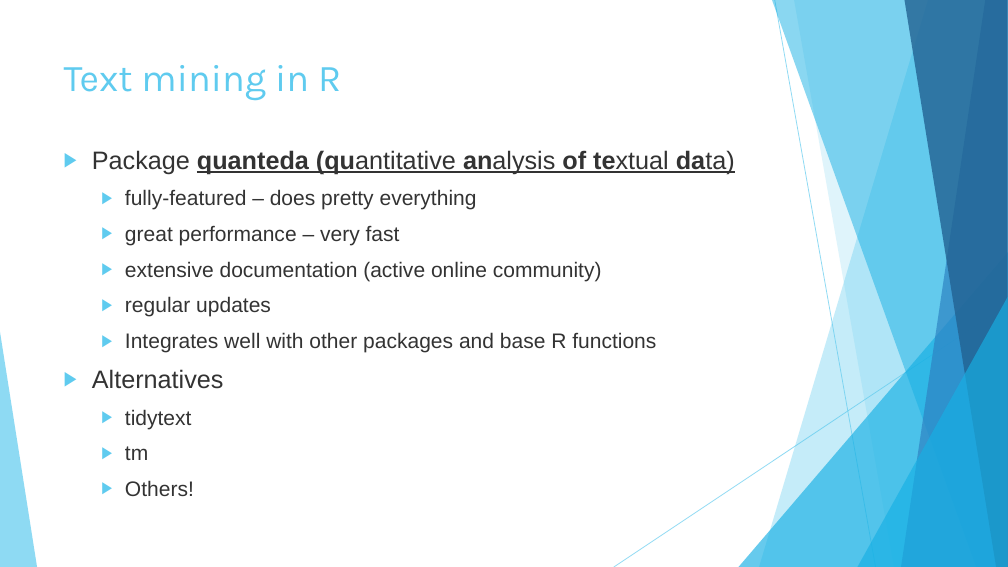
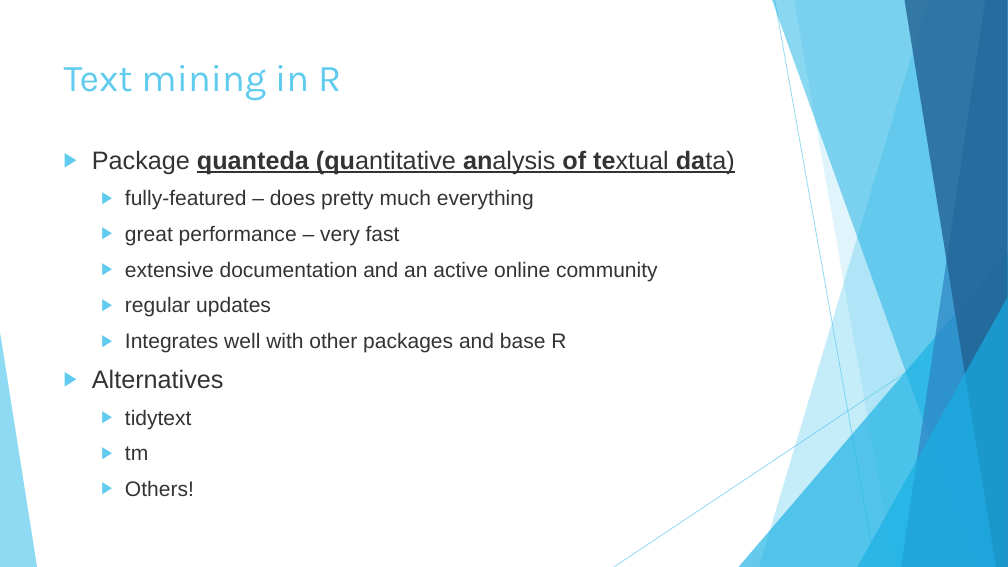
Before and after one commit to shellylac/TextMiningIntro_inR, a slide deck: slide 4 of Slides_Notes/TextTutorial_Slides.pptx. Drawn at 1008x567 pixels with LibreOffice and Linux fonts; fonts in the diff are those of the drawing. Boxes give left, top, right and bottom in pixels: in the first picture for what was removed or moved away, otherwise in the second. Text is boxed around its words. In the diff, an @@ line names an element or a change of style, - is before the commit and + after.

```diff
--- a/Slides_Notes/TextTutorial_Slides.pptx
+++ b/Slides_Notes/TextTutorial_Slides.pptx
@@ text at (125,189,534,210): text changed @@
-  ▶ fully-featured – does pretty everything
+  ▶ fully-featured – does pretty much everything
@@ text at (125,261,658,281): text changed @@
-  ▶ extensive documentation (active online community)
+  ▶ extensive documentation and an active online community
@@ text at (125,332,566,353): text changed @@
-  ▶ Integrates well with other packages and base R functions
+  ▶ Integrates well with other packages and base R
```
Also in this commit, not shown: 8 other slides changed, 1 slide added, 1 slide removed.
